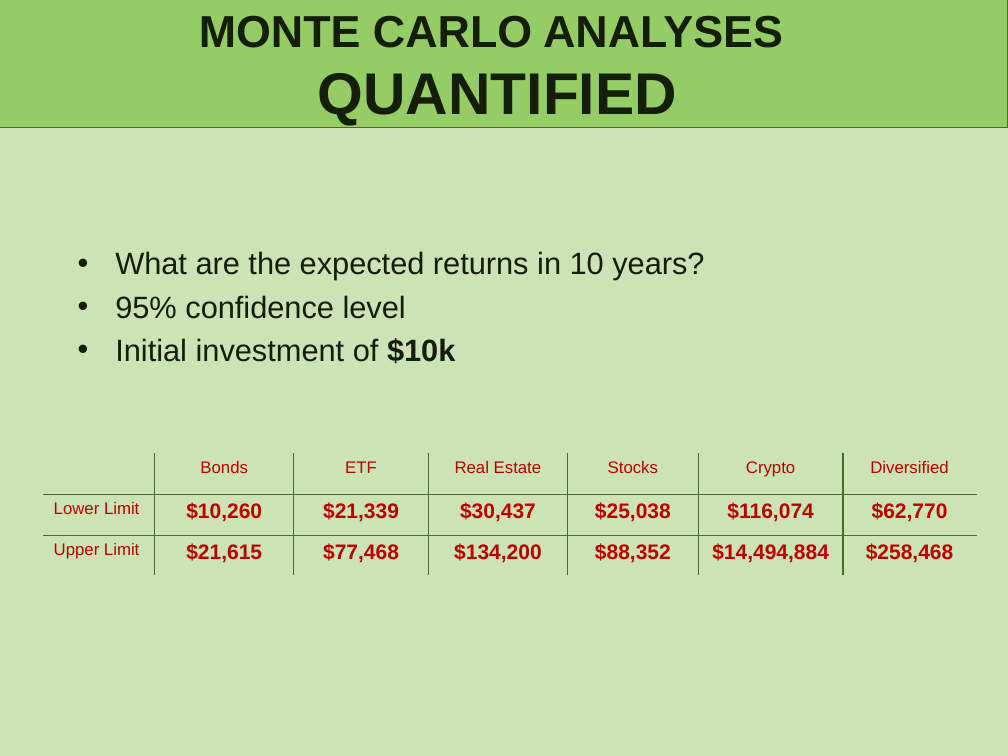
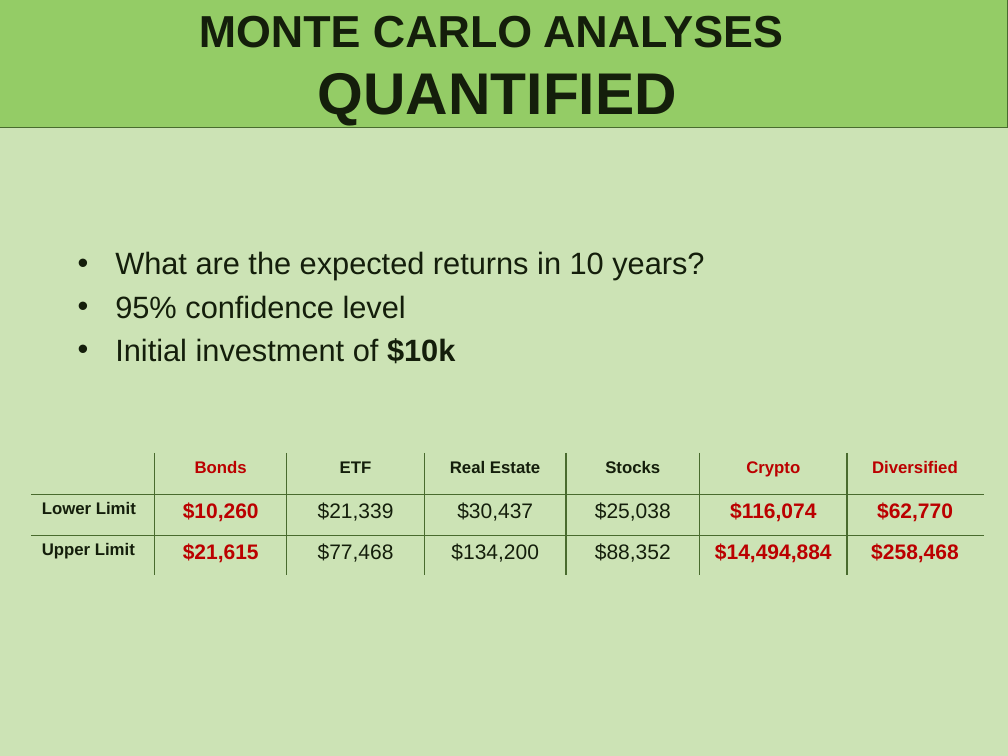
Before and after one commit to lindseyhardouin/Challenging_the_Status_Quo, a slide deck: slide 13 of presentation/P1- Challening the Status Quo.pptx. Drawn at 1008x756 pixels with LibreOffice and Linux fonts; fonts in the diff are those of the drawing. Boxes give left, top, right and bottom in pixels: in the first picture for what was removed or moved away, otherwise in the second. Text is boxed around its words. In the diff, an @@ line names an element or a change of style, - is before the commit and + after.

Commit message:
Adjust formatting of tabular data chart
Adjusted the formatting of the tabular data chart by applying colors and
bolding to the data that will have a focus on the presenter.

```diff
--- a/presentation/P1- Challening the Status Quo.pptx
+++ b/presentation/P1- Challening the Status Quo.pptx
@@ table at <box>31,454,984,577</box> @@
@@ bold on in "Bonds", "ETF", "Real Estate", "Stocks" and 4 more places @@
@@ text colour #BB0000 to #141E0B in "ETF", "Real Estate", "Stocks", "Lower Limit" and 7 more places @@
@@ bold off in "$21,339", "$30,437", "$25,038", "$77,468" and 2 more places @@
@@ table: place and size @@
-table at <box>43,454,976,577</box>
+table at <box>31,454,984,577</box>
```
